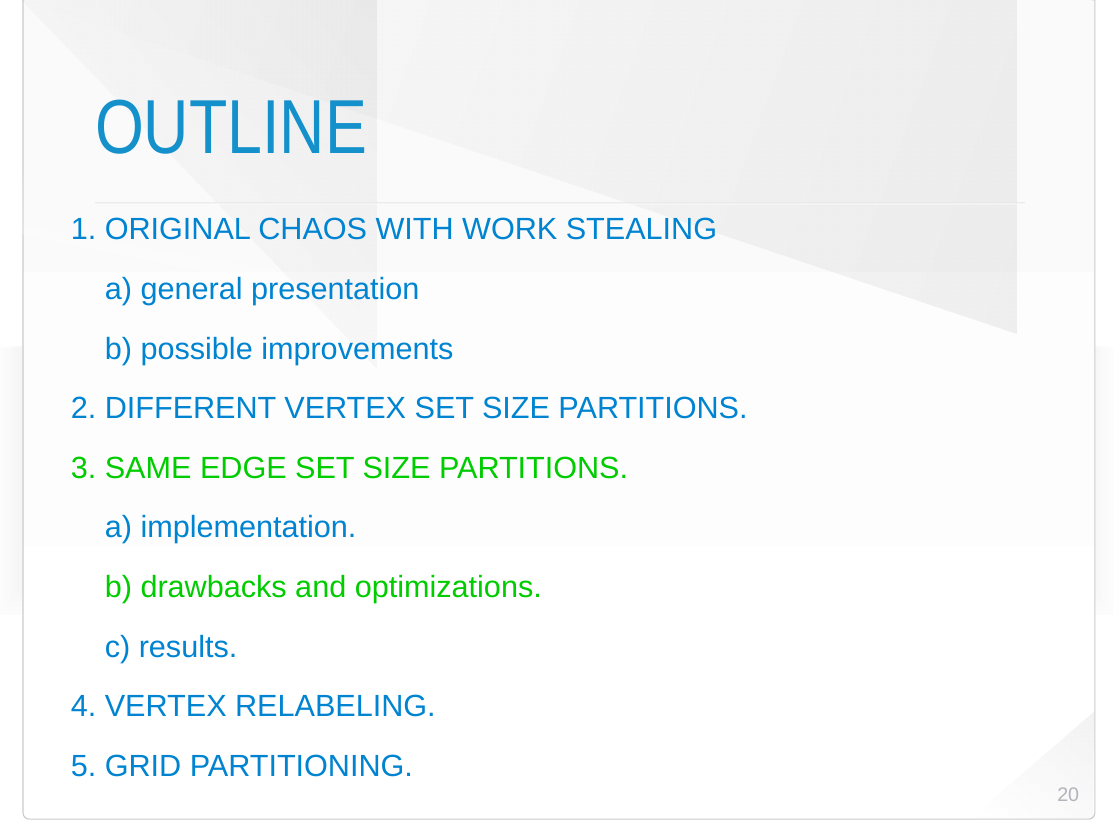
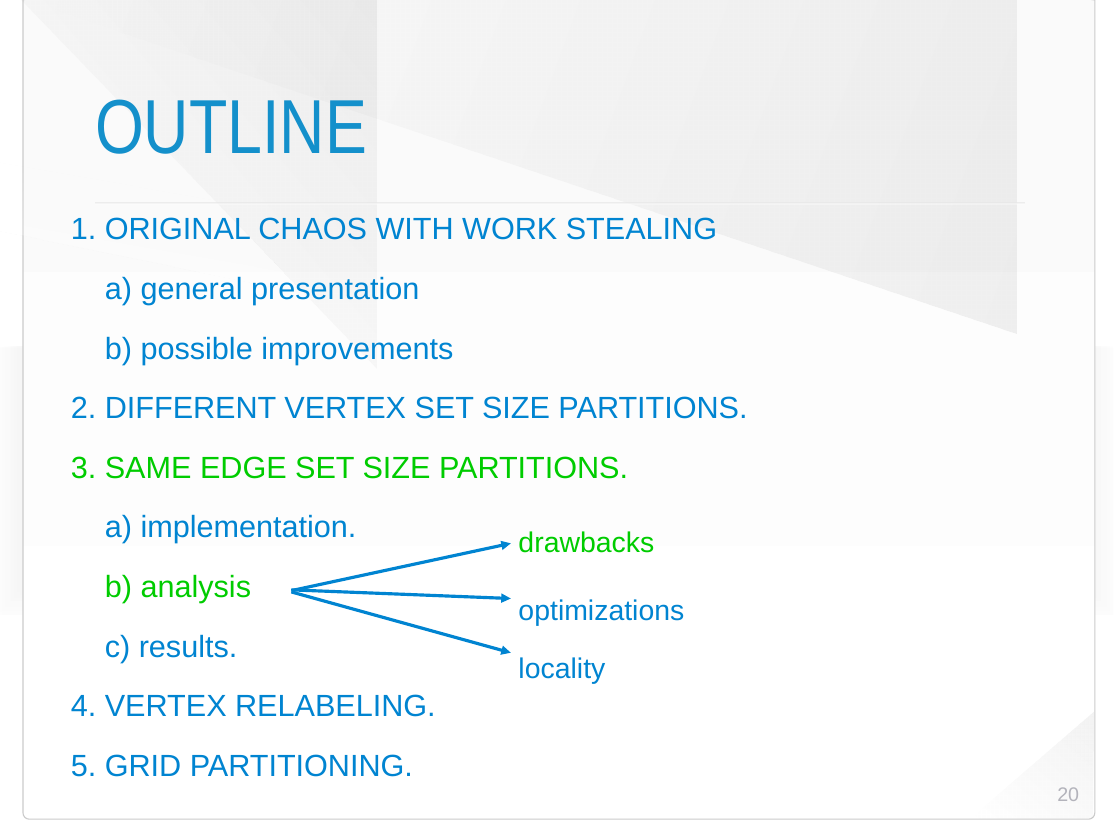
Before and after one commit to HaprianVlad/chaos, a slide deck: slide 20 of presentation.odp. Drawn at 1120x840 pixels with LibreOffice and Linux fonts; fonts in the diff are those of the drawing; background and template pictures are left out. Boxes give left, top, right and bottom in pixels: in the first picture for what was removed or moved away, otherwise in the second. Text is boxed around its words. In the diff, an @@ line names an element or a change of style, - is before the commit and + after.

```diff
--- a/presentation.odp
+++ b/presentation.odp
@@ text added at bbox=[518, 531, 684, 683], 26 pt, text #0084D1 @@
+drawbacks
+optimizations
+locality
@@ arrow added from (291, 591) to (511, 543), #0084D1 2.89 pt @@
@@ text at bbox=[105, 574, 252, 603]: text changed @@
-b) drawbacks and optimizations.
+b) analysis
@@ arrow added from (291, 590) to (511, 599), #0084D1 2.89 pt @@
@@ arrow added from (291, 592) to (511, 653), #0084D1 2.89 pt @@
```
Also in this commit, not shown: 4 other slides changed, 2 slides added, 2 other files.
